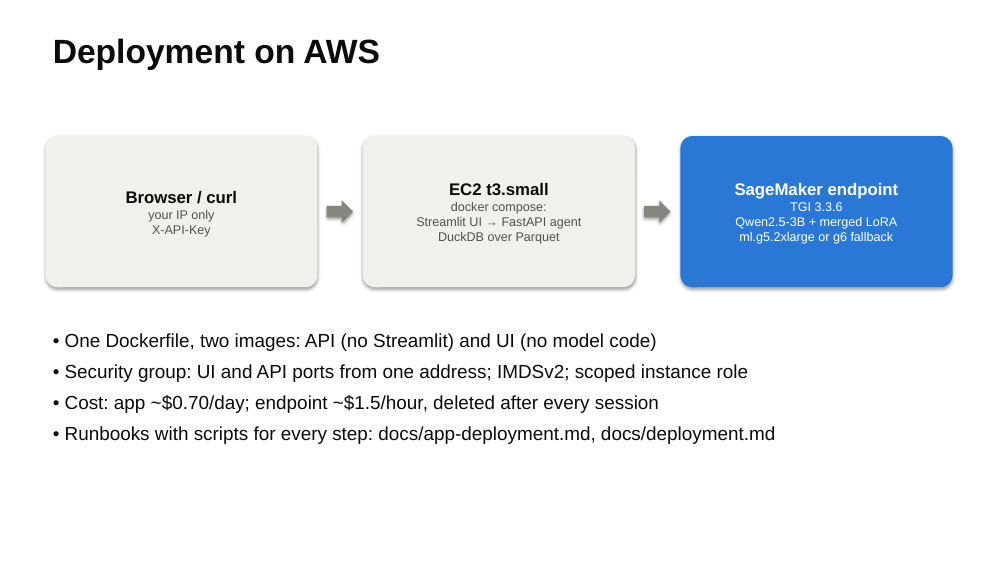
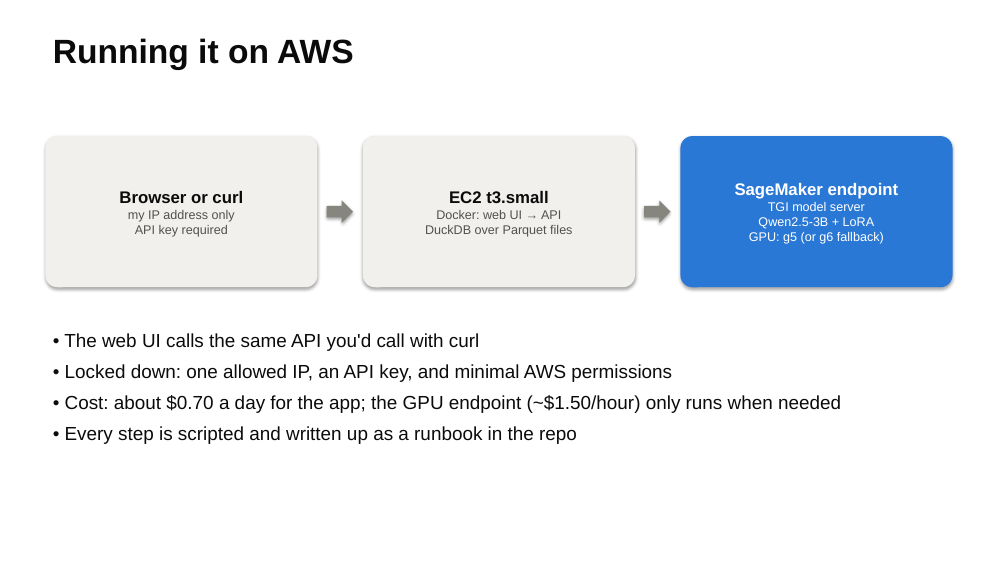
Before and after one commit to weimiao67/llm-class-final, a slide deck: slide 11 of docs/slides/housing-analyst.pptx. Drawn at 1008x567 pixels with LibreOffice and Linux fonts; fonts in the diff are those of the drawing. Boxes give left, top, right and bottom in pixels: in the first picture for what was removed or moved away, otherwise in the second. Text is boxed around its words. In the diff, an @@ line names an element or a change of style, - is before the commit and + after.

```diff
--- a/docs/slides/housing-analyst.pptx
+++ b/docs/slides/housing-analyst.pptx
@@ text at (x1=53, y1=38, x2=354, y2=70): text changed @@
-Deployment on AWS
+Running it on AWS
@@ text in rounded rectangle at (x1=119, y1=191, x2=243, y2=237): text changed @@
-Browser / curl
-your IP only
-X-API-Key
+Browser or curl
+my IP address only
+API key required
@@ text in rounded rectangle at (x1=749, y1=202, x2=884, y2=244): text changed @@
-TGI 3.3.6
-Qwen2.5-3B + merged LoRA
-ml.g5.2xlarge or g6 fallback
+TGI model server
+Qwen2.5-3B + LoRA
+GPU: g5 (or g6 fallback)
@@ text in rounded rectangle at (x1=425, y1=210, x2=572, y2=237): text changed @@
-docker compose:
-Streamlit UI → FastAPI agent
-DuckDB over Parquet
+Docker: web UI → API
+DuckDB over Parquet files
@@ text at (x1=64, y1=333, x2=841, y2=444): text changed @@
-• One Dockerfile, two images: API (no Streamlit) and UI (no model code)
-• Security group: UI and API ports from one address; IMDSv2; scoped instance role
-• Cost: app ~$0.70/day; endpoint ~$1.5/hour, deleted after every session
-• Runbooks with scripts for every step: docs/app-deployment.md, docs/deployment.md
+• The web UI calls the same API you'd call with curl
+• Locked down: one allowed IP, an API key, and minimal AWS permissions
+• Cost: about $0.70 a day for the app; the GPU endpoint (~$1.50/hour) only runs when needed
+• Every step is scripted and written up as a runbook in the repo
```
Also in this commit, not shown: 14 other slides changed, 1 other file.
